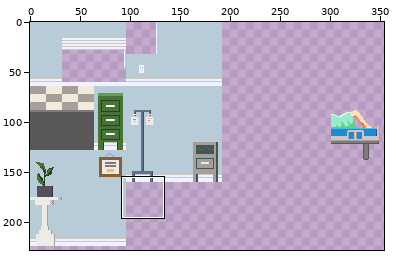
Sprite sheet: sprites/tilesheet.png. The first picture is a wide view before the edit; the outline marks the close-up.
Close-up. First the earlier version:
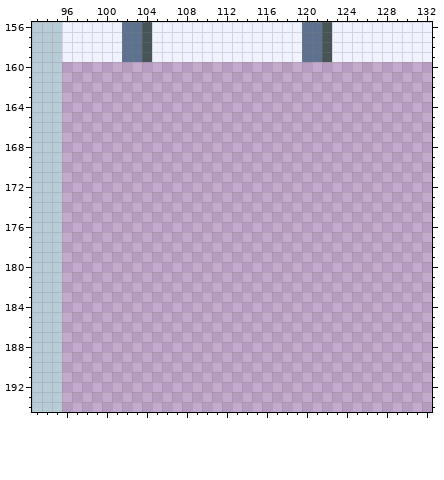
The file is 512x512 pixels. Colours within 5 levels of each other are drawn and written as one. Shown: x 93..132, y 156..194. The wide view leaves out empty margins.
Now the later version:
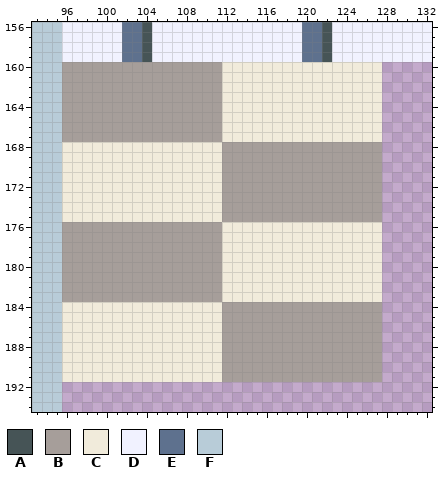
Palette (. is transparent): A #465456  B #a69e9a  C #f1ebdb  D #f1f2ff  E #5e718e  F #b8ccd8
Change:
y 160..167: x 96..127 ................................ -> BBBBBBBBBBBBBBBBCCCCCCCCCCCCCCCC
y 168..175: x 96..127 ................................ -> CCCCCCCCCCCCCCCCBBBBBBBBBBBBBBBB
y 176..183: x 96..127 ................................ -> BBBBBBBBBBBBBBBBCCCCCCCCCCCCCCCC
y 184..191: x 96..127 ................................ -> CCCCCCCCCCCCCCCCBBBBBBBBBBBBBBBB
Changed places in both close-ups, as pixel boxes (x1, y1, x2, y2):
added: (62, 62, 382, 382)
